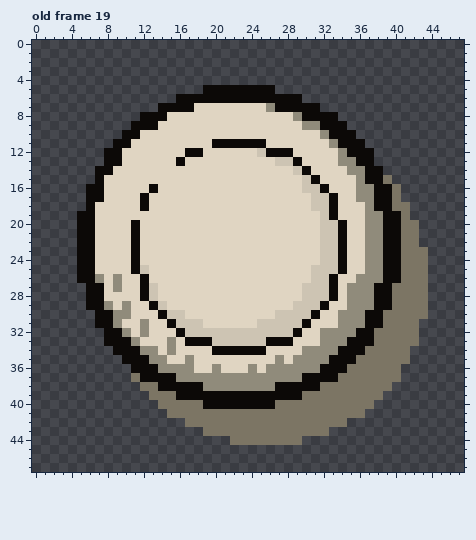
A pixel-art file gets an edit: village-sheet.aseprite. That is the earlier state.
48x48 pixels, 24 frames. Colours within 5 levels of each other are drawn and written as one. Shown: old frame 19. The commit also changed other frames, which this record leaves out.
Once edited:
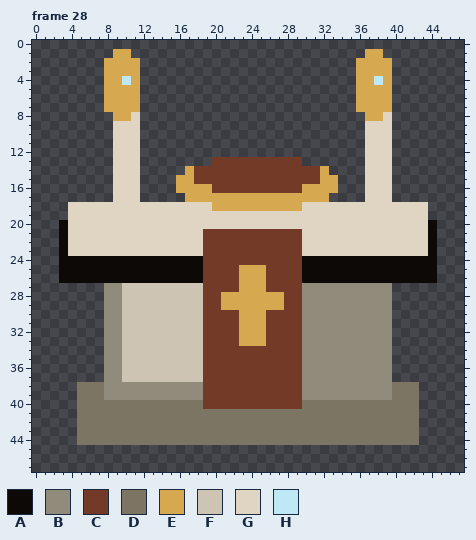
Palette (. is transparent): A #0c0907  B #908b7b  C #743a28  D #7c7564  E #d6a84f  F #cdc4b3  G #e0d5c2  H #bfe8f5
A new or re-ordered frame is compared with the old frame closest to it.
What changed:
frames 24 -> 39
Changed rows in their new state; - is an unchanged pixel.
Frame 28 is new; against old frame 19:
first column x 3:
 1 ------EE--------------------------EE------
 2 -----EEEE------------------------EEEE-----
 3 -----EEEE------------------------EEEE-----
 4 -----EEHE------------------------EEHE-----
 5 -----EEEE-------........---------EEEE-----
 6 -----EEEE----..............------EEEE-----
 7 -----EEEE--..................----EEEE-----
 8 ------EEG......................---EEG-----
 9 ------GGG.......................--GGG-----
10 ------GGG........................-GGG-----
11 ------GG-.........................GGG-----
12 -----.G--.........................GGG-----
13 -----.G--........CCCCCCCCCC.......GGG-----
14 ----..---.....ECCCCCCCCCCCCCCE....GGG-----
15 ----..---....EECCCCCCCCCCCCCCEE...GGG-----
16 ---...---....EEEECCCCCCCCCCEEEE...GGG.----
17 ---...---.....EEEEEEEEEEEEEEEE....GGG.----
18 -GGG-----G-------EEEEEEEEEE-GGG---GGGGGGG-
19 -GGG-------------------------GG---GGGGGGG-
20 AGGG----G--------------------GGG--GGGGGGGA
21 AGGG----G-------CCCCCCCCCCC--GGG--GGGGGGGA
22 AGGG----G-------CCCCCCCCCCC--GGG--GGGGGGGA
23 AGGG----G-------CCCCCCCCCCC--GGG--GGGGGGGA
24 AA--AAAA-AAAAAAACCCCCCCCCCCAAAA-AAAA--AAAA
25 AA--AAAA-AAAAAAACCCCEEECCCCAAAA-AAAA--AAAA
26 AA--AAAAA-AAAAAACCCCEEECCCCAAA-AAAAA--AAAA
27 ---..B-FFF-FFFFFCCCCEEECCCCBBBBB---BB....-
28 ---..BBFFF-FFFFFCCEEEEEEECCBBBBB---BB....-
29 ---..-BFFFF-FFFFCCEEEEEEECCBBBBB---BB....-
30 ----.B-FFFFF--FFCCCCEEECCCCBBBB---BBB....-
31 ----.B-FFFFFF---CCCCEEECCCCBBBB---BBB...--
32 -----BBFFFFFFF--CCCCEEECCCCBB----BBBB...--
33 -----BBFFFFFFFFFCCCCEEECCCCBB---BBBBB...--
34 -----BBFFFFFFFFFCCCCCCCCCCC----BBBBBB..---
35 -----BBFFFFFFFFFCCCCCCCCCCC---BBBBBBB..---
36 -----BBFFFFFFFFFCCCCCCCCCCC--BBBBBBBB.----
37 -----BBFFFFFFFFFCCCCCCCCCCCBBBBBBBBBB.----
38 --DDDBBBBBBBBBBBCCCCCCCCCCCBBBBBBBBBBDDD--
39 --DDDBBBBBBBBBBBCCCCCCCCCCCBBBBBBBBBBDDD--
40 --DDDDDDDDD-----CCCCCCCCCCC--------DDDDD--
41 --DDDDDDDDDD----------------------DDDDDD--
42 --DDDDDDDDDDDD------------------DDDDDDDD--
43 --DDDDDDDDDDDDDD--------------DDDDDDDDDD--
44 --DDDDDDDDDDDDDDDDD--------DDDDDDDDDDDDD--
